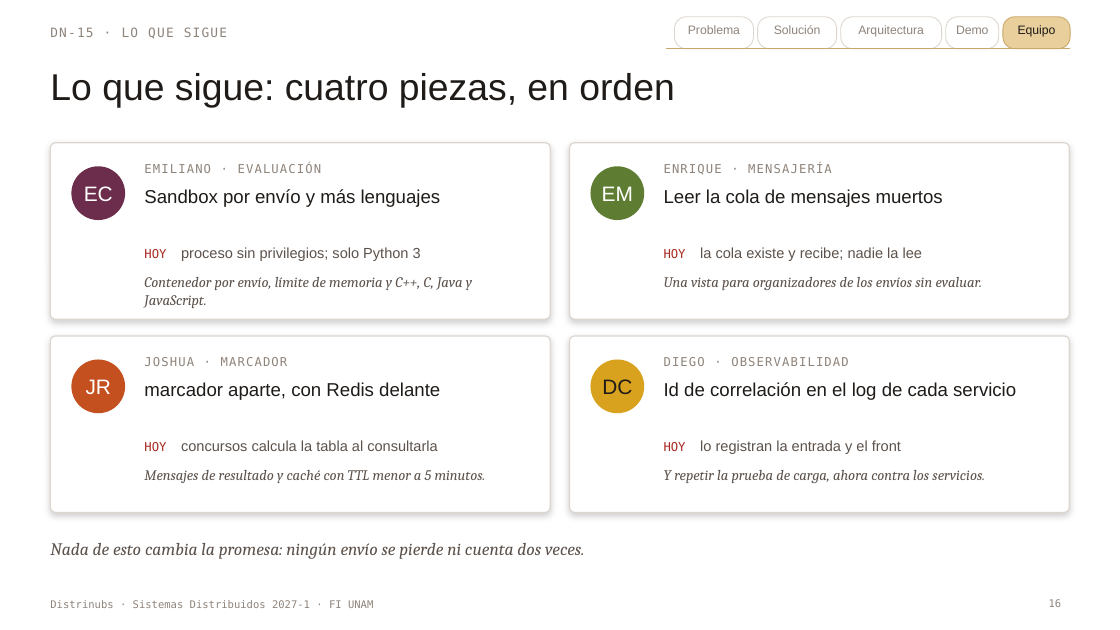
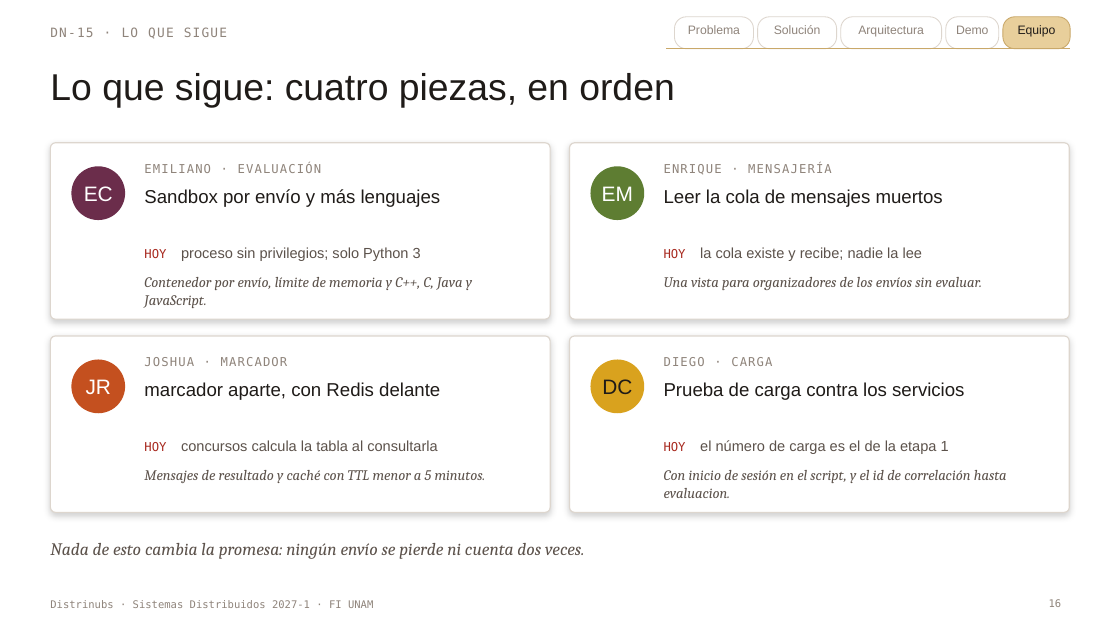
Before and after one commit to Delta2904/sd-2027-1-distrinubs, a slide deck: slide 16 of docs/pitch-distrinubs.pptx. Drawn at 1120x630 pixels with LibreOffice and Linux fonts; fonts in the diff are those of the drawing. Boxes give left, top, right and bottom in pixels: in the first picture for what was removed or moved away, otherwise in the second. Text is boxed around its words. In the diff, an @@ line names an element or a change of style, - is before the commit and + after.

Commit message:
Actualiza el pitch con la corrida final: id de correlación en los logs, 124 pruebas y la prueba de carga como lo que sigue

```diff
--- a/docs/pitch-distrinubs.pptx
+++ b/docs/pitch-distrinubs.pptx
@@ text at box(664, 357, 772, 366): text changed @@
-DIEGO · OBSERVABILIDAD
+DIEGO · CARGA
@@ text at box(664, 382, 964, 400): text changed @@
-Id de correlación en el log de cada servicio
+Prueba de carga contra los servicios
@@ text at box(664, 440, 949, 454): text changed @@
-HOY lo registran la entrada y el front
+HOY el número de carga es el de la etapa 1
@@ text at box(664, 470, 1007, 498): text changed @@
-Y repetir la prueba de carga, ahora contra los servicios.
+Con inicio de sesión en el script, y el id de correlación hasta evaluacion.
```
Also in this commit, not shown: 2 other slides changed.
